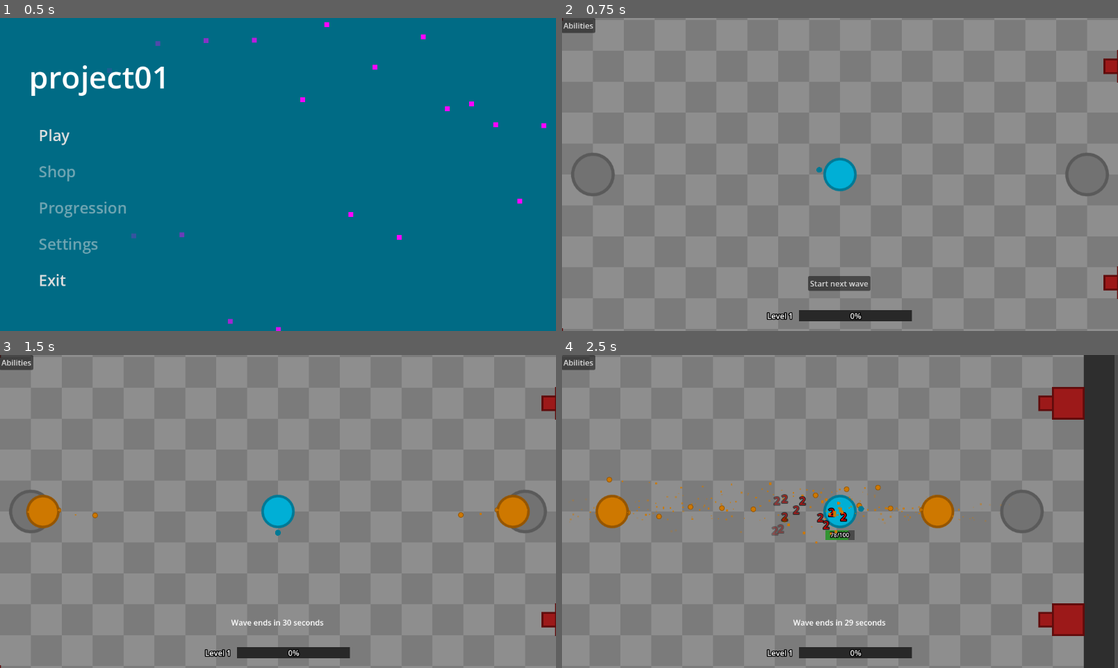
Above: before the commit, frames 1-4 (two rows, left to right).
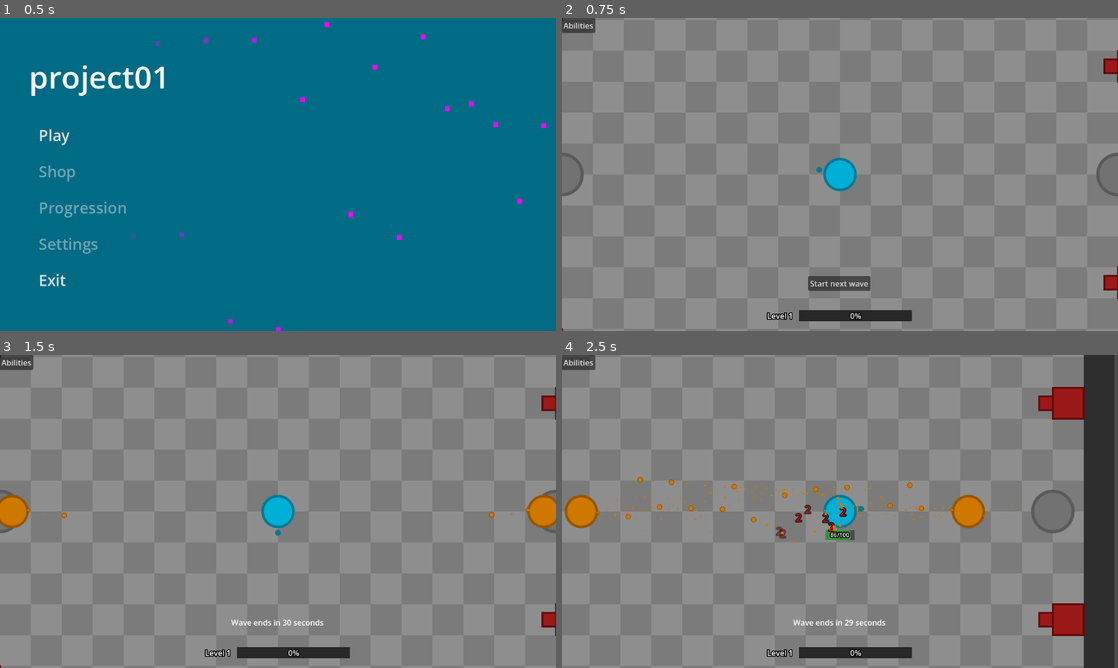
Above: after the commit, the same moments.

Repository: fmachek/geoslayer
Game: Godot game, scene res://scenes/user_interface/main_menu/main_menu.tscn
The game is run twice, just before and just after one commit, with the same random seed, the same clock (stepped at 60 frames per second) and the same inputs.
Inputs (mouse positions are in pixels of both pictures, inside the frame that each line leads up to):
- Up to frame 1 (0.5 s): no input
- Up to frame 2 (0.75 s): click "Play" at 0.5 s
- Up to frame 3 (1.5 s): click "Start next wave" at 1.25 s
- Up to frame 4 (2.5 s): tap Enter at 2 s; move the mouse to (962, 495) at 2.02 s; hold D (right) from 2.03 s (still down); tap Q at 2.1 s; click (962, 495) at 2.17 s

Frame 1 is identical in both runs. In frame 2, 1.2% of the frame differs, in the area x 0-100%, y 43-57%; in frame 3, 2.4%; in frame 4, 4.2%, in the area x 0-93%, y 38-61%.

Commit message:
feat: add character spawner wave array
Add a new PackedInt32Array to character_spawner.tscn, which can be used to set the waves during which characters should be spawned by the spawner via the inspector. Also redesign world_1.tscn: add new spawners, move the existing spawners and set the wave arrays for the first 4 waves.

Currently no characters are spawned after wave 4, but that is intended.

Diff:
--- a/scenes/objects/character_spawner.tscn
+++ b/scenes/objects/character_spawner.tscn
@@ -7,6 +7,7 @@
 
 [node name="CharacterSpawner" type="Node2D" unique_id=1925204194]
 script = ExtResource("1_ym4pf")
+spawn_waves = PackedInt32Array(0)
 
 [node name="Area2D" type="Area2D" parent="." unique_id=1520312149]
 collision_layer = 0
--- a/scenes/worlds/world_1.tscn
+++ b/scenes/worlds/world_1.tscn
@@ -16,45 +16,84 @@
 tile_map_data = PackedByteArray("AAD//wAAAAAAAAAAAAAAAP//AAAAAAAAAAABAAAAAAAAAAAAAAD+////AAAAAAAAAAD9/wAAAAAAAAAAAAD+/w …(7664 unchanged characters)…
 
 [node name="CharacterSpawner" parent="." index="2" unique_id=1925204194 instance=ExtResource("2_xijrn")]
-position = Vector2(-512, 0)
+position = Vector2(-576, 0)
 character_scene = ExtResource("8_hbdd5")
+spawn_waves = PackedInt32Array(1, 2, 3, 4)
 
 [node name="CharacterSpawner2" parent="." index="3" unique_id=1513243607 instance=ExtResource("2_xijrn")]
-position = Vector2(512, 0)
+position = Vector2(576, 0)
 character_scene = ExtResource("8_hbdd5")
+spawn_waves = PackedInt32Array(1, 2, 3, 4)
 
-[node name="Turret" parent="." index="5" unique_id=1882429743 instance=ExtResource("4_tekg8")]
+[node name="CharacterSpawner3" parent="." index="4" unique_id=603960047 instance=ExtResource("2_xijrn")]
+position = Vector2(-576, -576)
+character_scene = ExtResource("8_hbdd5")
+spawn_waves = PackedInt32Array(4)
+
+[node name="CharacterSpawner4" parent="." index="5" unique_id=2043547524 instance=ExtResource("2_xijrn")]
+position = Vector2(576, -576)
+character_scene = ExtResource("8_hbdd5")
+spawn_waves = PackedInt32Array(3, 4)
+
+[node name="CharacterSpawner5" parent="." index="6" unique_id=3215553 instance=ExtResource("2_xijrn")]
+position = Vector2(576, 576)
+character_scene = ExtResource("8_hbdd5")
+spawn_waves = PackedInt32Array(4)
+
+[node name="CharacterSpawner6" parent="." index="7" unique_id=934577623 instance=ExtResource("2_xijrn")]
+position = Vector2(-576, 576)
+character_scene = ExtResource("8_hbdd5")
+spawn_waves = PackedInt32Array(3, 4)
+
+[node name="CharacterSpawner7" parent="." index="8" unique_id=532528630 instance=ExtResource("2_xijrn")]
+position = Vector2(0, -576)
+character_scene = ExtResource("8_hbdd5")
+spawn_waves = PackedInt32Array(2, 3, 4)
+
+[node name="CharacterSpawner8" parent="." index="9" unique_id=1320745370 instance=ExtResource("2_xijrn")]
+position = Vector2(0, 576)
+character_scene = ExtResource("8_hbdd5")
+spawn_waves = PackedInt32Array(2, 3, 4)
+
+[node name="Turret" parent="." index="11" unique_id=1882429743 instance=ExtResource("4_tekg8")]
 position = Vector2(-352, 608)
 
-[node name="Turret2" parent="." index="6" unique_id=1822567370 instance=ExtResource("4_tekg8")]
+[node name="Turret2" parent="." index="12" unique_id=1822567370 instance=ExtResource("4_tekg8")]
 position = Vector2(352, 608)
 
-[node name="Turret3" parent="." index="7" unique_id=2090446026 instance=ExtResource("4_tekg8")]
+[node name="Turret3" parent="." index="13" unique_id=2090446026 instance=ExtResource("4_tekg8")]
 position = Vector2(-224, -608)
 rotation = 3.1415927
 
-[node name="Turret4" parent="." index="8" unique_id=1052990008 instance=ExtResource("4_tekg8")]
+[node name="Turret4" parent="." index="14" unique_id=1052990008 instance=ExtResource("4_tekg8")]
 position = Vector2(224, -608)
 rotation = -3.1415925
 
-[node name="Turret5" parent="." index="9" unique_id=1150541455 instance=ExtResource("4_tekg8")]
+[node name="Turret5" parent="." index="15" unique_id=1150541455 instance=ExtResource("4_tekg8")]
 position = Vector2(608, -224)
 rotation = -1.5707964
 
-[node name="Turret6" parent="." index="10" unique_id=1428030641 instance=ExtResource("4_tekg8")]
+[node name="Turret6" parent="." index="16" unique_id=1428030641 instance=ExtResource("4_tekg8")]
 position = Vector2(608, 224)
 rotation = -1.5707964
 
-[node name="Turret7" parent="." index="11" unique_id=1100697028 instance=ExtResource("4_tekg8")]
+[node name="Turret7" parent="." index="17" unique_id=1100697028 instance=ExtResource("4_tekg8")]
 position = Vector2(-608, -352)
 rotation = -4.712389
 
-[node name="Turret8" parent="." index="12" unique_id=831809843 instance=ExtResource("4_tekg8")]
+[node name="Turret8" parent="." index="18" unique_id=831809843 instance=ExtResource("4_tekg8")]
 position = Vector2(-608, 352)
 rotation = 1.5707964
 
-[node name="NavigationRegion2D" parent="." index="14" unique_id=732517934]
+[node name="NavigationRegion2D" parent="." index="20" unique_id=732517934]
+visible = false
 navigation_polygon = SubResource("NavigationPolygon_tekg8")
 
-[connection signal="wave_started" from="WaveManager" to="CharacterSpawner" method="_on_wave_started"]
-[connection signal="wave_started" from="WaveManager" to="CharacterSpawner2" method="_on_wave_started"]
+[connection signal="current_wave_changed" from="WaveManager" to="CharacterSpawner" method="_on_wave_changed"]
+[connection signal="current_wave_changed" from="WaveManager" to="CharacterSpawner2" method="_on_wave_changed"]
+[connection signal="current_wave_changed" from="WaveManager" to="CharacterSpawner3" method="_on_wave_changed"]
+[connection signal="current_wave_changed" from="WaveManager" to="CharacterSpawner4" method="_on_wave_changed"]
+[connection signal="current_wave_changed" from="WaveManager" to="CharacterSpawner5" method="_on_wave_changed"]
+[connection signal="current_wave_changed" from="WaveManager" to="CharacterSpawner6" method="_on_wave_changed"]
+[connection signal="current_wave_changed" from="WaveManager" to="CharacterSpawner7" method="_on_wave_changed"]
+[connection signal="current_wave_changed" from="WaveManager" to="CharacterSpawner8" method="_on_wave_changed"]
--- a/scripts/objects/character_spawner.gd
+++ b/scripts/objects/character_spawner.gd
@@ -4,6 +4,11 @@
 
 @export var draw_color := Color(0.447, 0.447, 0.447, 1.0)
 @export var outline_color := Color(0.352, 0.352, 0.352, 1.0)
+
+# Used for spawning in waves.
+# Allows for placement in a scene and setting the waves during which
+# the character should be spawned via the inspector.
+@export var spawn_waves: PackedInt32Array # Used for spawning in waves
 
 func _draw():
 	var radius = $Area2D/CollisionShape2D.shape.radius
@@ -16,5 +21,8 @@
 	character.global_position = global_position
 	get_parent().add_child(character)
 
-func _on_wave_started() -> void:
-	spawn_character()
+# Checks if the new wave is in the spawn_waves array.
+# If it is, then a character shold be spawned.
+func _on_wave_changed(wave: int) -> void:
+	if wave in spawn_waves:
+		spawn_character()
